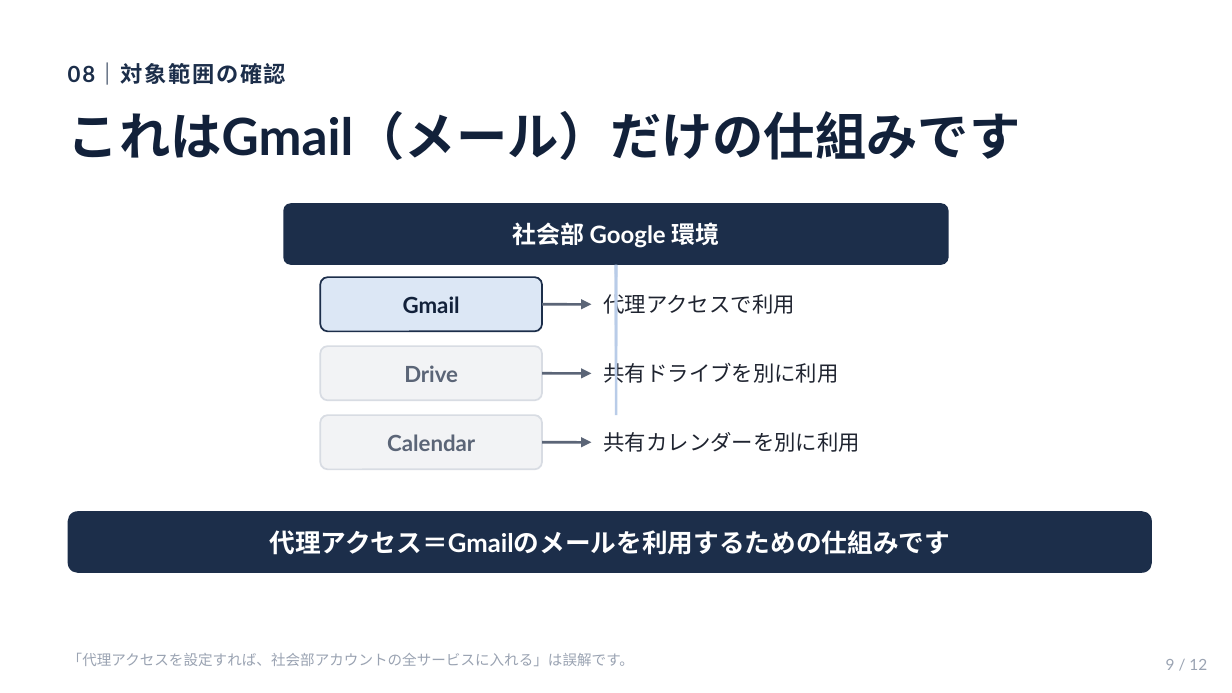
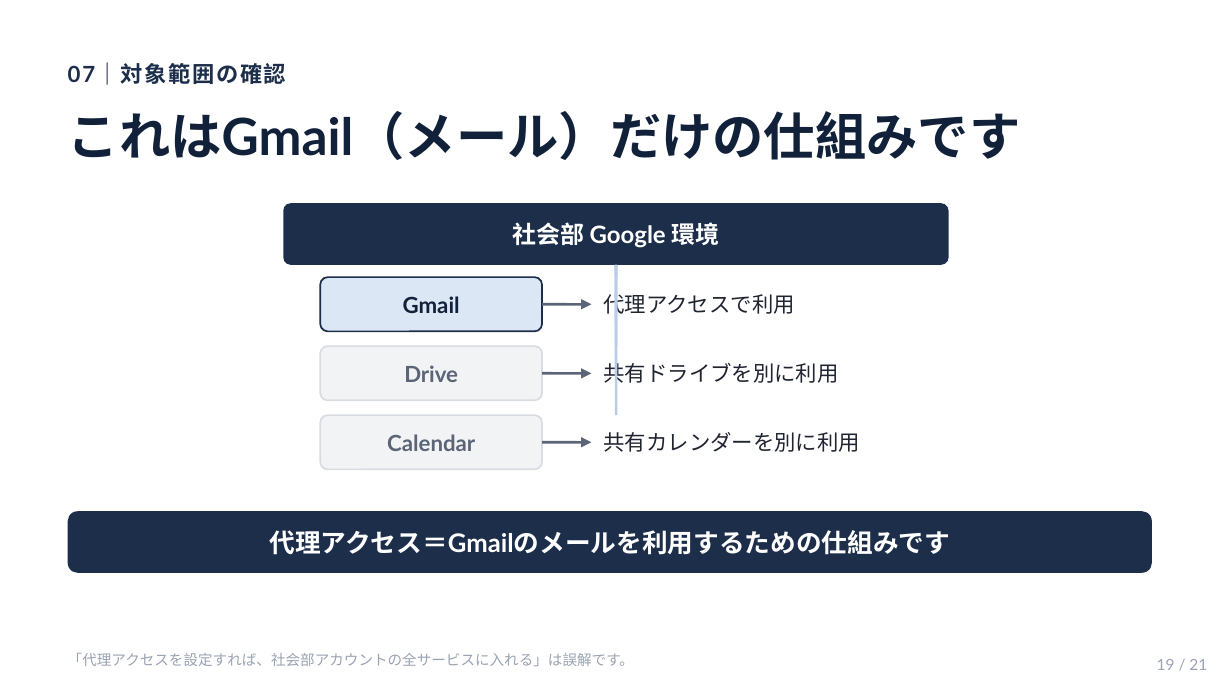
Before and after one commit to hiro-gif0/takubo, a slide deck: slide 19 of gmail-delegation-slides/gmail-delegation-explainer.pptx (slide 9 before the commit). Drawn at 1232x693 pixels with LibreOffice and Linux fonts; fonts in the diff are those of the drawing. Boxes give left, top, right and bottom in pixels: in the first picture for what was removed or moved away, otherwise in the second. Text is boxed around its words. In the diff, an @@ line names an element or a change of style, - is before the commit and + after.

```diff
--- a/gmail-delegation-slides/gmail-delegation-explainer.pptx
+++ b/gmail-delegation-slides/gmail-delegation-explainer.pptx
@@ text at (68, 63, 286, 85): text changed @@
-08｜対象範囲の確認
+07｜対象範囲の確認
@@ text at (1157, 659, 1207, 670): text changed @@
-9 / 12
+19 / 21
```
Also in this commit, not shown: 7 other slides changed, 12 slides added, 3 slides removed, 27 other files.
